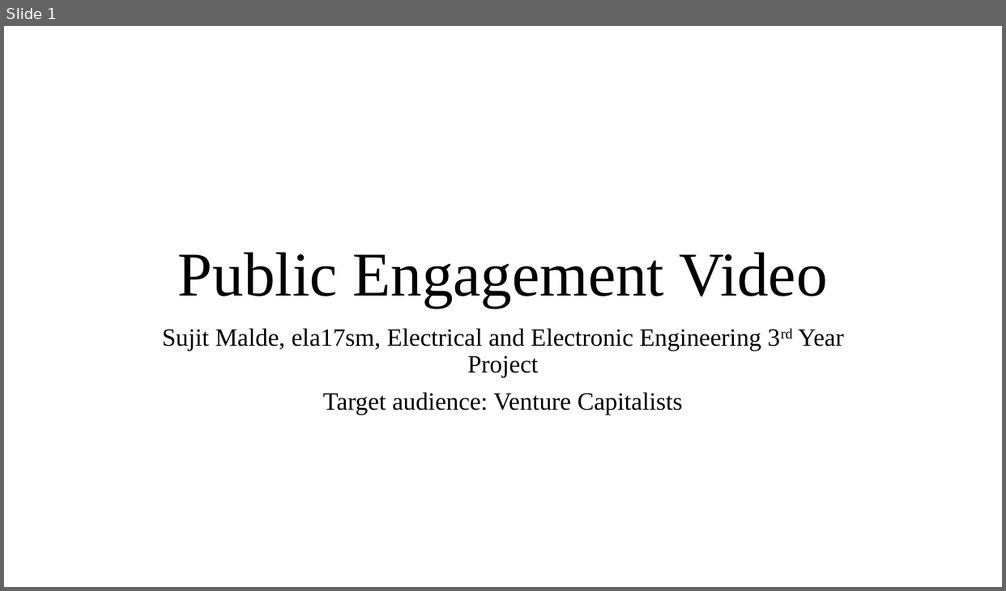
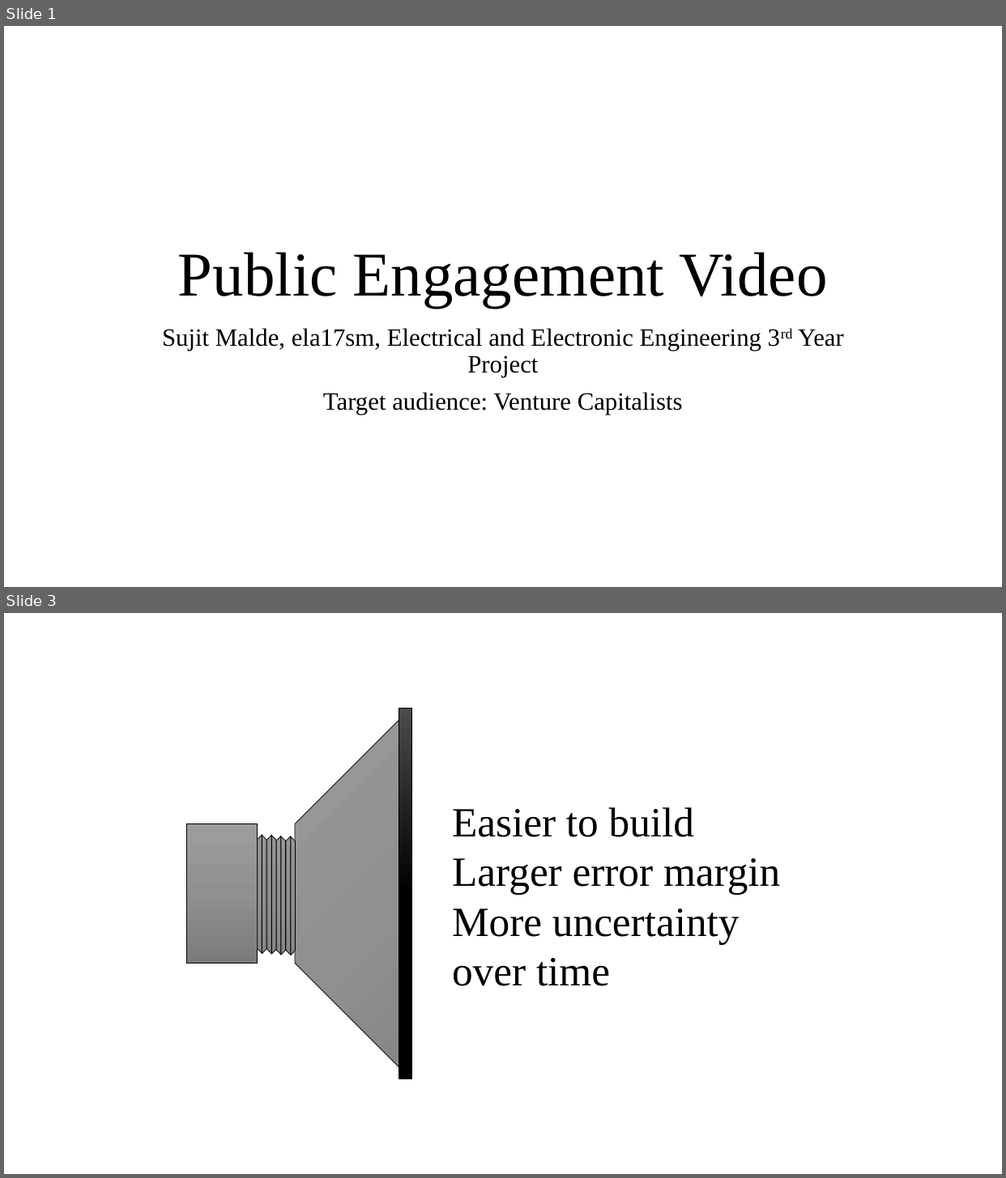
Before and after one commit to spez1998/3rd-year-project, a slide deck: Deliverables/EngagementVideo/storyboard.pptx. Shown one above the other, each under a label of ours: slide 1 before the commit, slides 1 and 3 after it; the slides between them are not shown. The pictures are 1006x591 and 1006x1178 pixels, drawn with LibreOffice and Linux fonts; fonts in the diff are those of the drawing. Boxes give left, top, right and bottom in pixels: in the first picture for what was removed or moved away, otherwise in the second. Text is boxed around its words. In the diff, an @@ line names an element or a change of style, - is before the commit and + after.

```diff
--- a/Deliverables/EngagementVideo/storyboard.pptx
+++ b/Deliverables/EngagementVideo/storyboard.pptx
@@ slide 3 added at [4,613,1002,1174], background #FFFFFF @@
@@ group added at [187,708,780,1079]: 9 diag stripes, 2 rectangles, 1 text @@
+Easier to build
+Larger error margin
+More uncertainty over time
```
Also in this commit, not shown: 1 slide changed, 4 other slides added, 1 slide removed.
